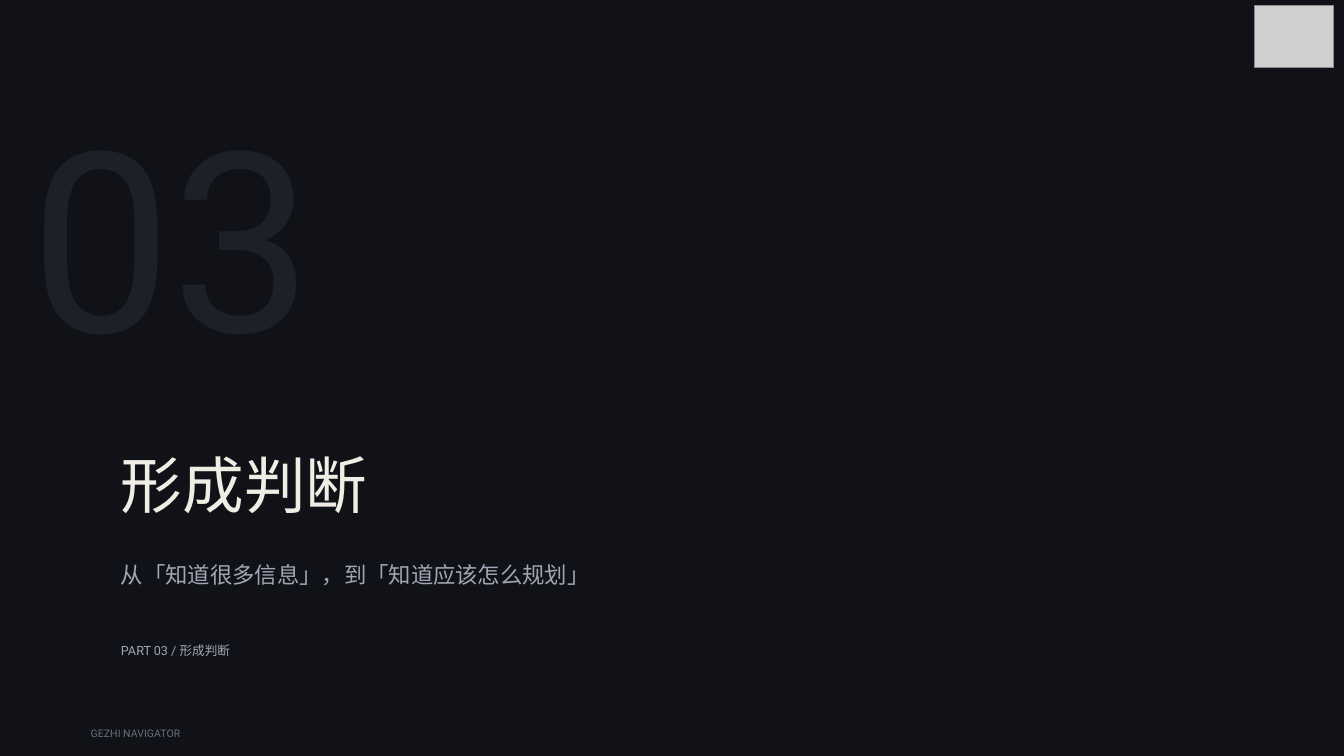
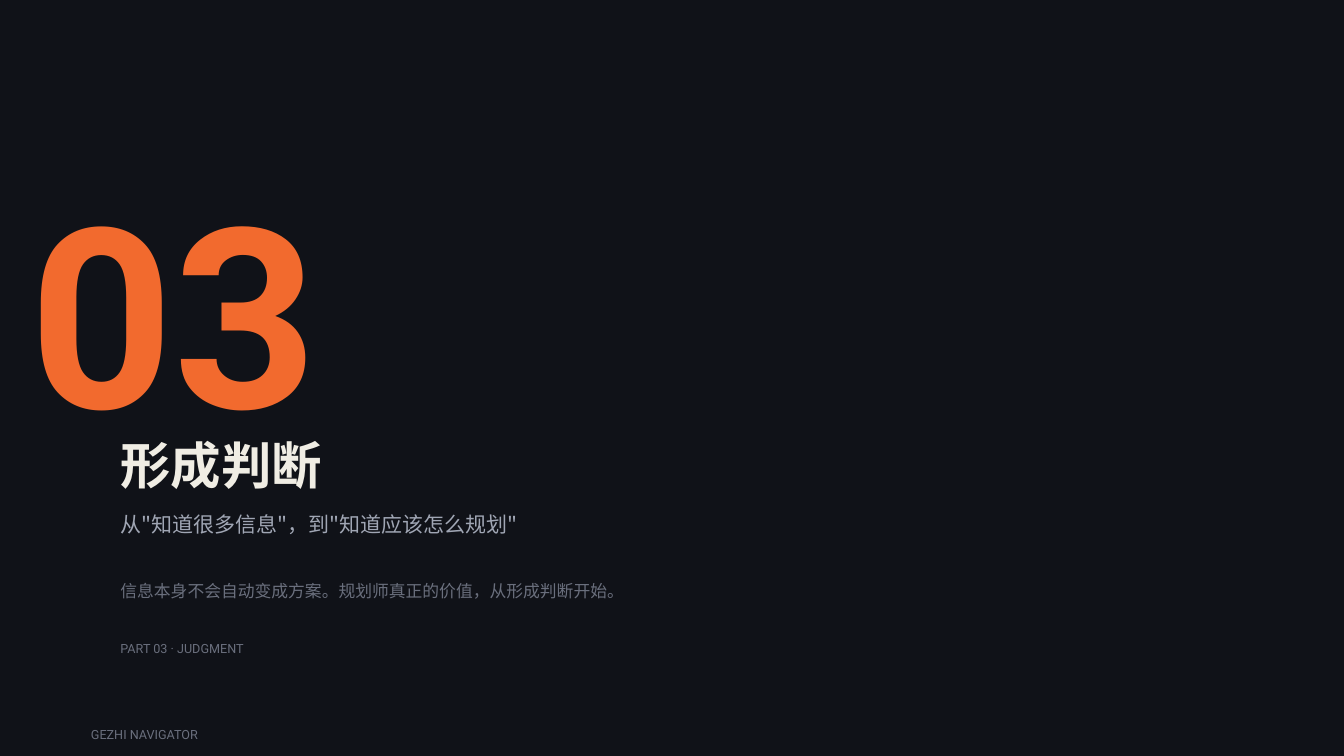
Before and after one commit to daiky5201314-coder/GEZHI-NAVIGATOR-PPT-SKILL, a slide deck: slide 10 of references/source/格知导师计划第二课.pptx. Drawn at 1344x756 pixels with LibreOffice and Linux fonts; fonts in the diff are those of the drawing; grey boxes stand for pictures. Boxes give left, top, right and bottom in pixels: in the first picture for what was removed or moved away, otherwise in the second. Text is boxed around its words. In the diff, an @@ line names an element or a change of style, - is before the commit and + after.

```diff
--- a/references/source/格知导师计划第二课.pptx
+++ b/references/source/格知导师计划第二课.pptx
@@ picture removed at (x1=1255, y1=5, x2=1334, y2=68) @@
@@ text added at (x1=29, y1=226, x2=318, y2=466), 180 pt, text #F26A2E, bold @@
+03
@@ text "形成判断" at (x1=120, y1=441, x2=322, y2=489): size 44 to 36 pt, bold on; line spacing 1 to 1.25 @@
@@ text at (x1=120, y1=514, x2=517, y2=534): text changed; size 16 to 15 pt @@
-从「知道很多信息」，到「知道应该怎么规划」
+从"知道很多信息"，到"知道应该怎么规划"
@@ text at (x1=120, y1=583, x2=623, y2=599): text changed; size 9 to 12 pt; font Roboto to Noto Sans CJK SC; text colour #A0A6B4 to #6A6F7D @@
-PART 03 / 形成判断
+信息本身不会自动变成方案。规划师真正的价值，从形成判断开始。
@@ text added at (x1=120, y1=644, x2=244, y2=653), 9 pt, text #6A6F7D @@
+PART 03 · JUDGMENT
@@ text "GEZHI NAVIGATOR" at (x1=91, y1=730, x2=198, y2=739): size 7.5 to 9 pt; line spacing 1 to 1.25 @@
```
Also in this commit, not shown: 23 other slides changed, 5 other files.
